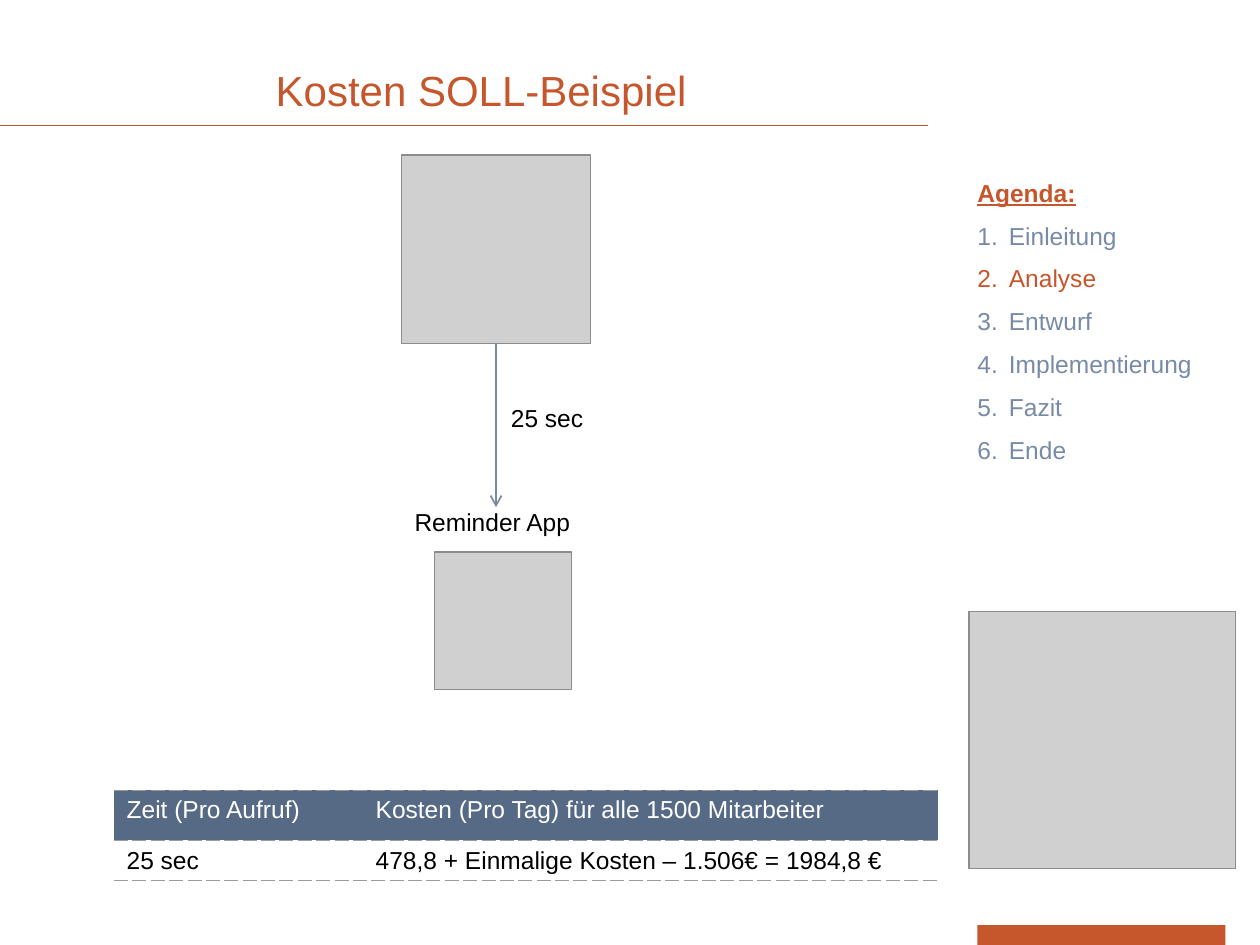
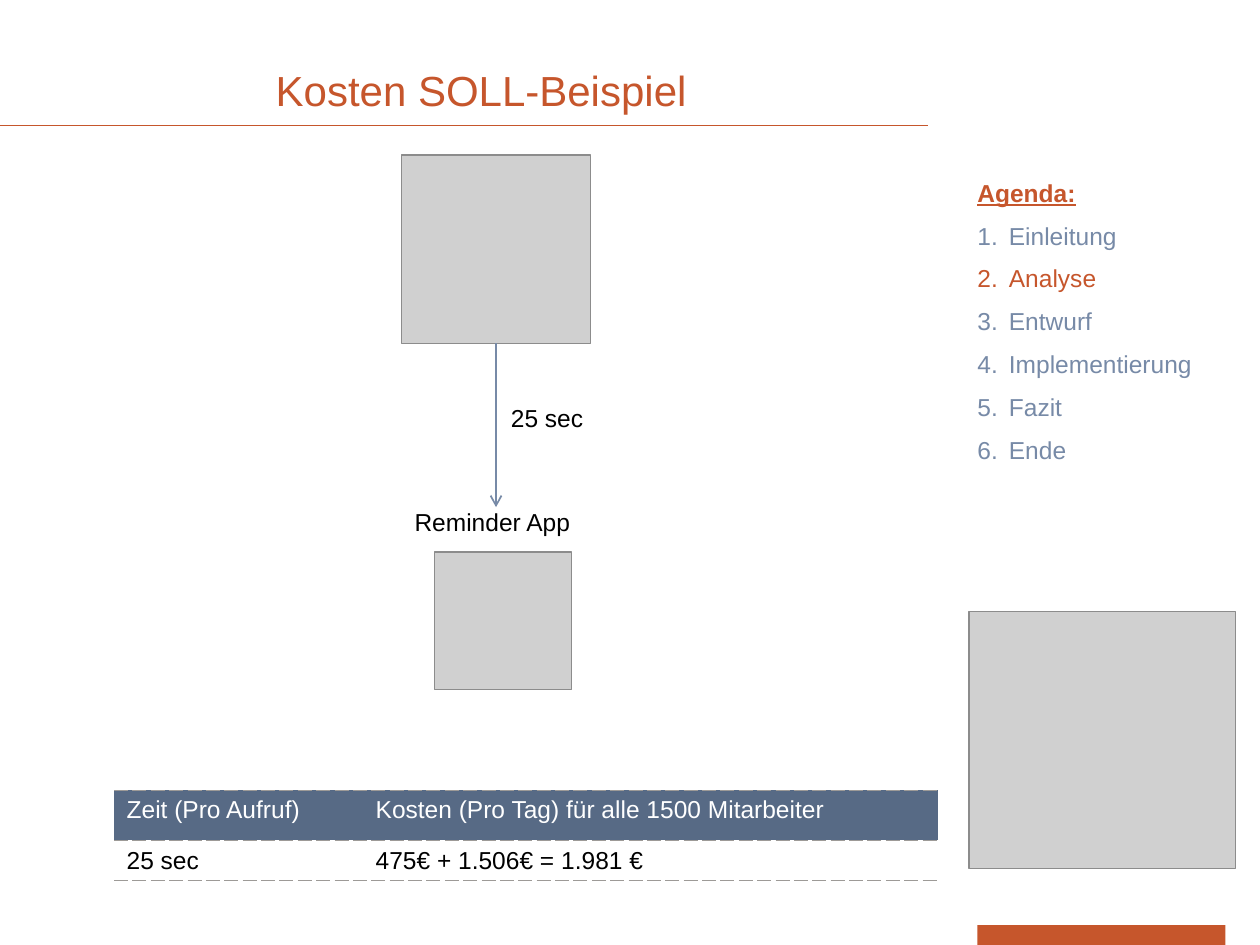
Before and after one commit to devonik/myownpage, a slide deck: slide 8 of PräsentationOhneVideo.pptx. Drawn at 1260x945 pixels with LibreOffice and Linux fonts; fonts in the diff are those of the drawing; grey boxes stand for pictures; background and template pictures are left out. Boxes give left, top, right and bottom in pixels: in the first picture for what was removed or moved away, otherwise in the second. Text is boxed around its words. In the diff, an @@ line names an element or a change of style, - is before the commit and + after.

```diff
--- a/PräsentationOhneVideo.pptx
+++ b/PräsentationOhneVideo.pptx
@@ table at bbox=[115, 790, 939, 882] @@
-row 2, column 2: 478,8 + Einmalige Kosten – 1.506€ = 1984,8 €
+row 2, column 2: 475€ + 1.506€ = 1.981 €
```
Also in this commit, not shown: 13 other slides changed.
